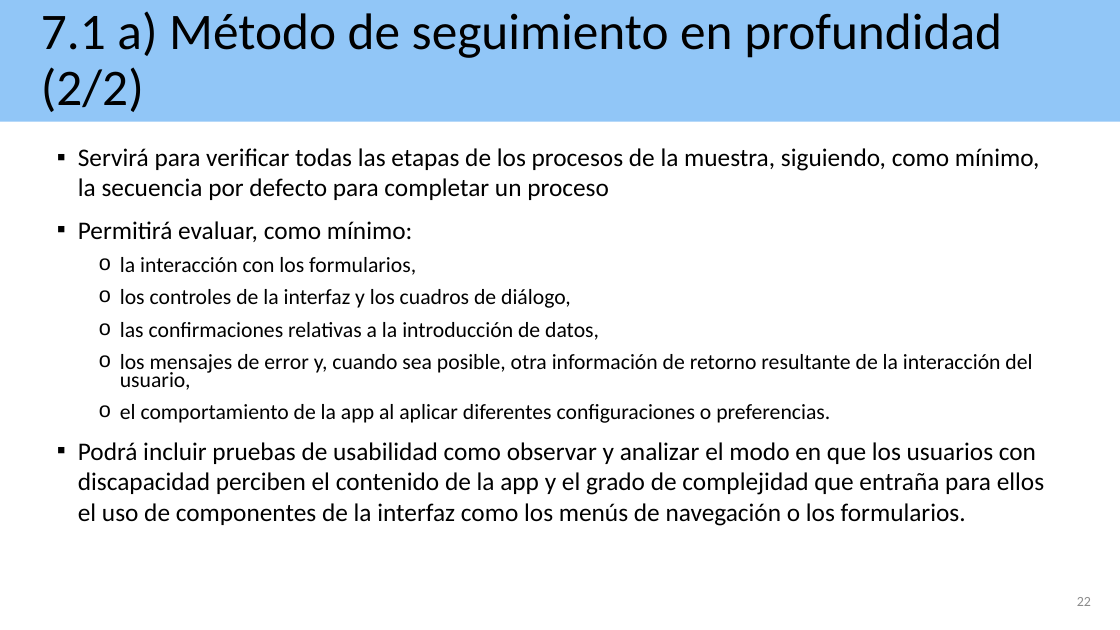
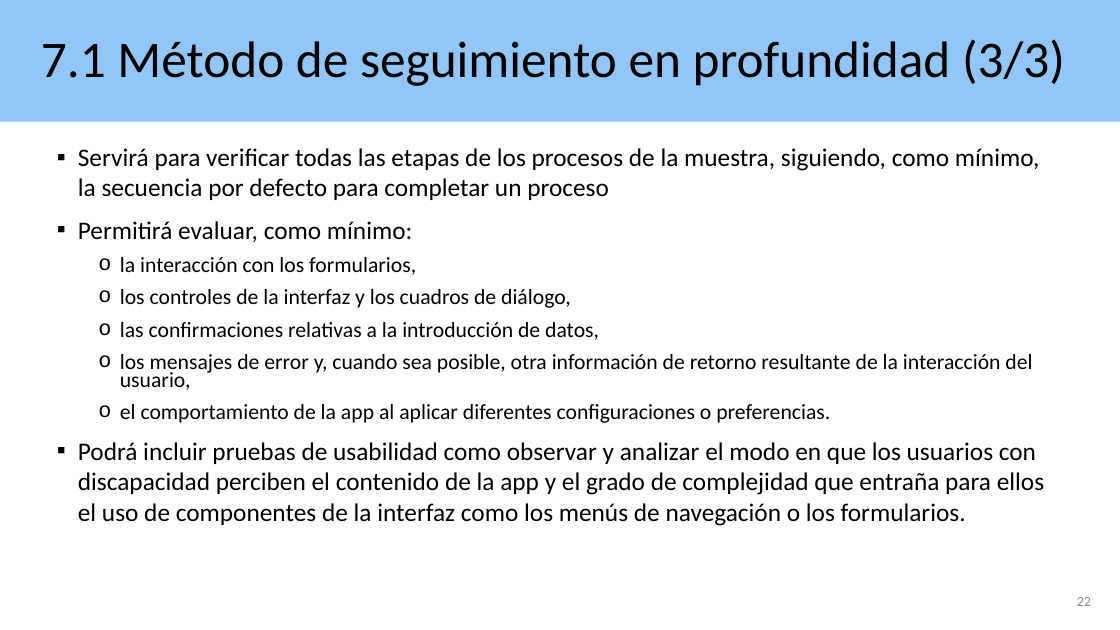
Before and after one commit to josehilera/accesibilidad, a slide deck: slide 22 of apps/Accesibilidad apps aplicando RD 1112 2018.pptx. Drawn at 1120x630 pixels with LibreOffice and Linux fonts; fonts in the diff are those of the drawing. Boxes give left, top, right and bottom in pixels: in the first picture for what was removed or moved away, otherwise in the second. Text is boxed around its words. In the diff, an @@ line names an element or a change of style, - is before the commit and + after.

```diff
--- a/apps/Accesibilidad apps aplicando RD 1112 2018.pptx
+++ b/apps/Accesibilidad apps aplicando RD 1112 2018.pptx
@@ title at [41,39,1065,86]: text changed @@
-7.1 a) Método de seguimiento en profundidad (2/2)
+7.1 Método de seguimiento en profundidad (3/3)
```
Also in this commit, not shown: 9 other slides changed, 1 slide removed, 4 other files.
